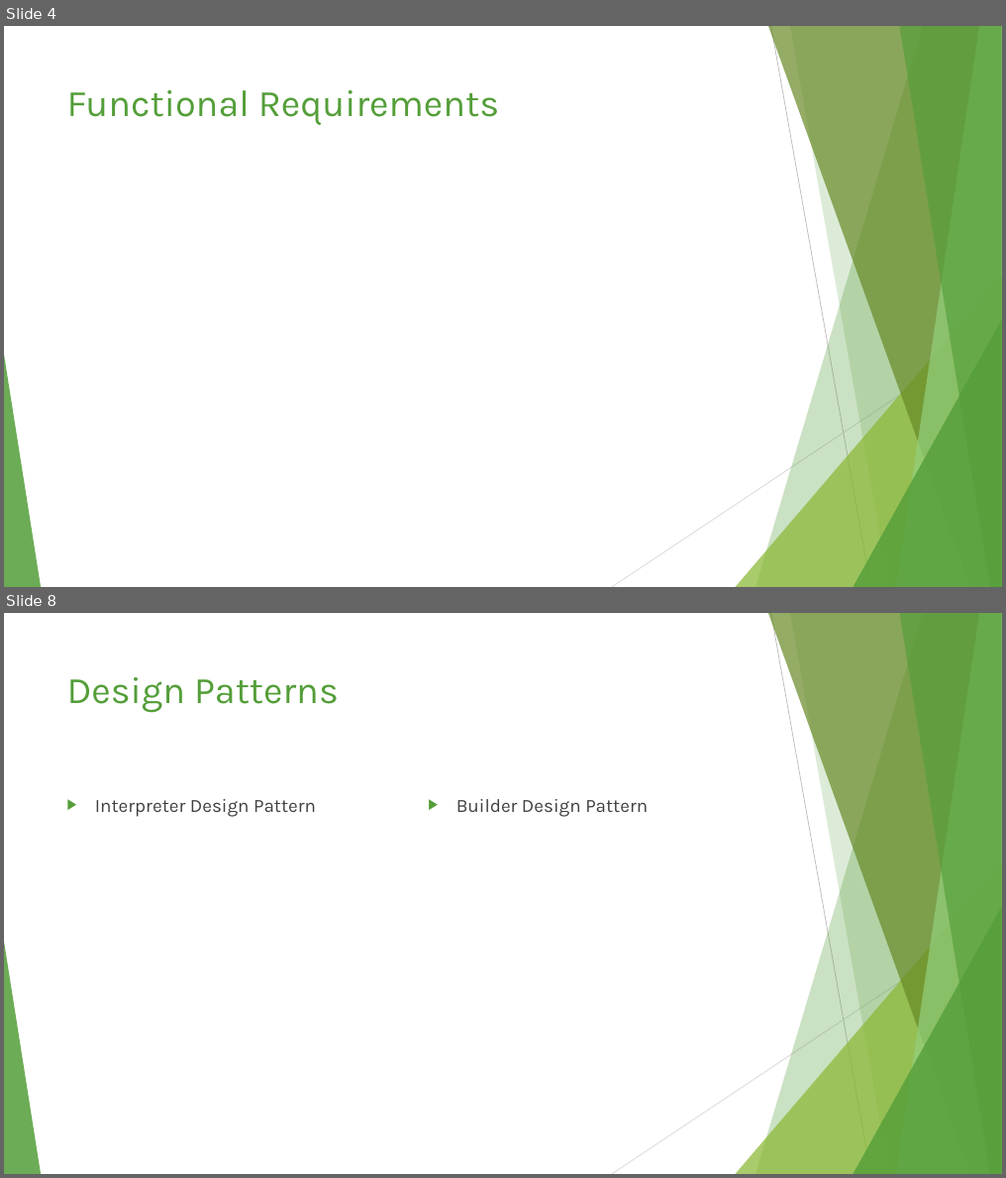
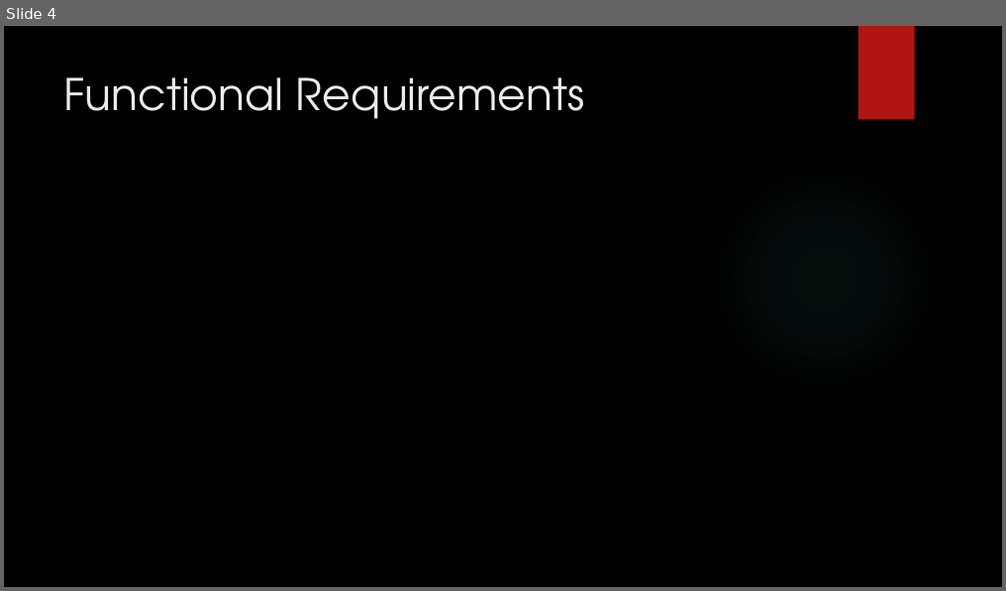
Before and after one commit to jmp808/Go4Food, a slide deck: Documents/Go4Food.pptx. Shown one above the other, each under a label of ours: slides 4 and 8 before the commit, slide 4 after it; the slides between them are not shown. The pictures are 1006x1178 and 1006x591 pixels, drawn with LibreOffice and Linux fonts; fonts in the diff are those of the drawing; background and template pictures are left out. Boxes give left, top, right and bottom in pixels: in the first picture for what was removed or moved away, otherwise in the second. Text is boxed around its words. In the diff, an @@ line names an element or a change of style, - is before the commit and + after.

```diff
--- a/Documents/Go4Food.pptx
+++ b/Documents/Go4Food.pptx
@@ slide 8 removed at bbox=[4, 613, 1002, 1174], background #FFFFFF; not listed: 10 template elements that a slide beside it also shows @@
@@ title removed at bbox=[67, 677, 339, 713] @@
-Design Patterns
@@ text removed at bbox=[95, 799, 316, 817] @@
-▶ Interpreter Design Pattern
@@ text removed at bbox=[456, 799, 648, 817] @@
-▶ Builder Design Pattern
@@ slide 4 changed as well @@
@@ background #FFFFFF to picture (left out) @@
@@ rectangle added at bbox=[858, 26, 915, 120], fill #B01513 @@
@@ title "Functional Requirements": place and size @@
-title "Functional Requirements" at bbox=[67, 90, 499, 125]
+title "Functional Requirements" at bbox=[64, 77, 584, 119]
@@ title "Functional Requirements" at bbox=[64, 77, 584, 119]: size 36 to 42 pt, font Karla to TeX Gyre Adventor, text colour #549E39 to #EBEBEB @@
@@ ellipse added at bbox=[709, 163, 939, 393], fill gradient #50B9C1 @@
@@ group removed at bbox=[4, 26, 1002, 587]: 5 freeform shapes, 3 triangles, 2 lines @@
```
Also in this commit, not shown: 4 other slides changed, 13 slides added, 4 other slides removed, 3 other files.
